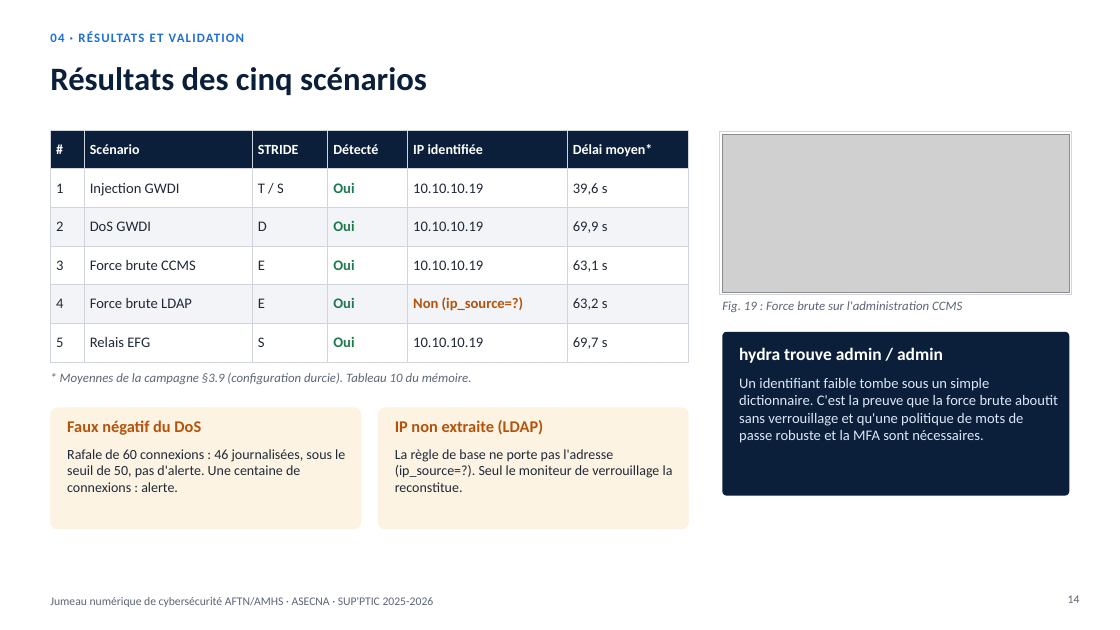
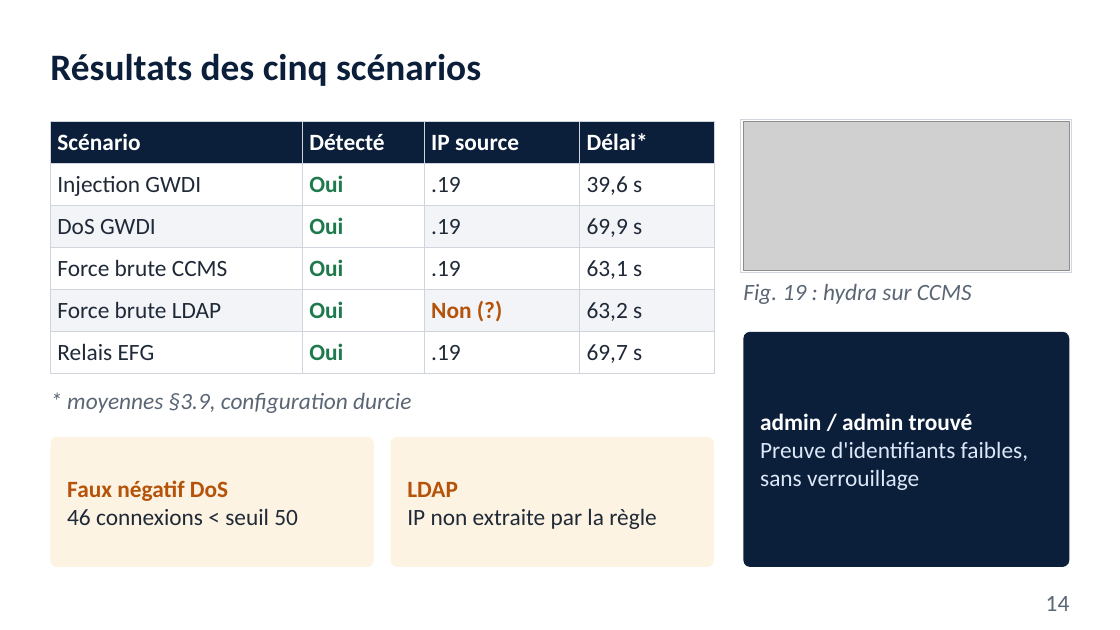
Before and after one commit to dylane1998/dylane1998, a slide deck: slide 14 of livrables/Soutenance_Tankeu_AFTN-AMHS.pptx. Drawn at 1120x630 pixels with LibreOffice and Linux fonts; fonts in the diff are those of the drawing; grey boxes stand for pictures. Boxes give left, top, right and bottom in pixels: in the first picture for what was removed or moved away, otherwise in the second. Text is boxed around its words. In the diff, an @@ line names an element or a change of style, - is before the commit and + after.

```diff
--- a/livrables/Soutenance_Tankeu_AFTN-AMHS.pptx
+++ b/livrables/Soutenance_Tankeu_AFTN-AMHS.pptx
@@ title "Résultats des cinq scénarios": place and size @@
-title "Résultats des cinq scénarios" at bbox=[50, 67, 427, 95]
+title "Résultats des cinq scénarios" at bbox=[50, 53, 481, 86]
@@ title "Résultats des cinq scénarios" at bbox=[50, 53, 481, 86]: size 28 to 32 pt @@
@@ text removed at bbox=[50, 31, 244, 42] @@
-04 · RÉSULTATS ET VALIDATION
@@ rectangle: place and size @@
-rectangle at bbox=[720, 132, 1072, 295]
+rectangle at bbox=[741, 119, 1072, 273]
@@ table at bbox=[50, 122, 714, 367] @@
-column 1: # | 1 | 2 | 3 | 4 | 5
-column 3: STRIDE | T / S | D | E | E | S
-column 5: IP identifiée | 10.10.10.19 | 10.10.10.19 | 10.10.10.19 | Non (ip_source=?) | 10.10.10.19
+column 3: IP source | .19 | .19 | .19 | Non (?) | .19
-column 4, row 1: Délai moyen*
+column 4, row 1: Délai*
@@ table: place and size @@
-table at bbox=[50, 130, 689, 353]
+table at bbox=[50, 122, 714, 367]
@@ picture: place and size @@
-picture at bbox=[723, 134, 1070, 292]
+picture at bbox=[744, 122, 1070, 271]
@@ text at bbox=[743, 284, 972, 304]: text changed; size 11 to 20 pt @@
-Fig. 19 : Force brute sur l'administration CCMS
+Fig. 19 : hydra sur CCMS
@@ text removed at bbox=[739, 347, 943, 363] @@
-hydra trouve admin / admin
@@ proportions changed in 3 elements at bbox=[50, 437, 374, 567], bbox=[391, 437, 714, 567], bbox=[744, 332, 1070, 567] @@
@@ rounded rectangle: place and size @@
-rounded rectangle at bbox=[723, 332, 1070, 496]
+rounded rectangle at bbox=[744, 332, 1070, 567]
@@ text removed at bbox=[739, 378, 1058, 443] @@
-Un identifiant faible tombe sous un simple dictionnaire. C'est la preuve que la force brute aboutit sans verrouillage et qu'une politique de mots de passe robuste et la MFA sont nécessaires.
@@ text at bbox=[67, 393, 411, 413]: text changed; size 11 to 20 pt @@
-* Moyennes de la campagne §3.9 (configuration durcie). Tableau 10 du mémoire.
+* moyennes §3.9, configuration durcie
@@ text added at bbox=[760, 413, 1028, 490], 20 pt, text #DCE7F7 @@
+admin / admin trouvé
+Preuve d'identifiants faibles, sans verrouillage
@@ rounded rectangle: place and size @@
-rounded rectangle at bbox=[50, 408, 361, 529]
+rounded rectangle at bbox=[50, 437, 374, 567]
@@ text "Faux négatif DoS" at bbox=[67, 480, 298, 525]: vertical alignment top to middle @@
@@ text removed at bbox=[67, 449, 345, 492] @@
-Rafale de 60 connexions : 46 journalisées, sous le seuil de 50, pas d'alerte. Une centaine de connexions : alerte.
@@ rounded rectangle: place and size @@
-rounded rectangle at bbox=[378, 408, 689, 529]
+rounded rectangle at bbox=[391, 437, 714, 567]
@@ text removed at bbox=[395, 449, 673, 492] @@
-La règle de base ne porte pas l'adresse (ip_source=?). Seul le moniteur de verrouillage la reconstitue.
@@ text "LDAP" at bbox=[407, 482, 656, 529]: vertical alignment top to middle @@
@@ text at bbox=[67, 480, 298, 525]: text changed; size 14 to 20 pt; text colour #B45309 to #1F2937; bold off @@
-Faux négatif du DoS
+Faux négatif DoS
+46 connexions < seuil 50
@@ text at bbox=[407, 482, 656, 529]: text changed; size 14 to 20 pt; text colour #B45309 to #1F2937; bold off @@
-IP non extraite (LDAP)
+LDAP
+IP non extraite par la règle
@@ text removed at bbox=[50, 597, 434, 607] @@
-Jumeau numérique de cybersécurité AFTN/AMHS · ASECNA · SUP'PTIC 2025-2026
@@ page number: place and size @@
-page number at bbox=[1068, 595, 1080, 603]
+page number at bbox=[1046, 596, 1070, 611]
@@ page number at bbox=[1046, 596, 1070, 611]: size 10 to 20 pt @@
```
Also in this commit, not shown: 19 other slides changed.
